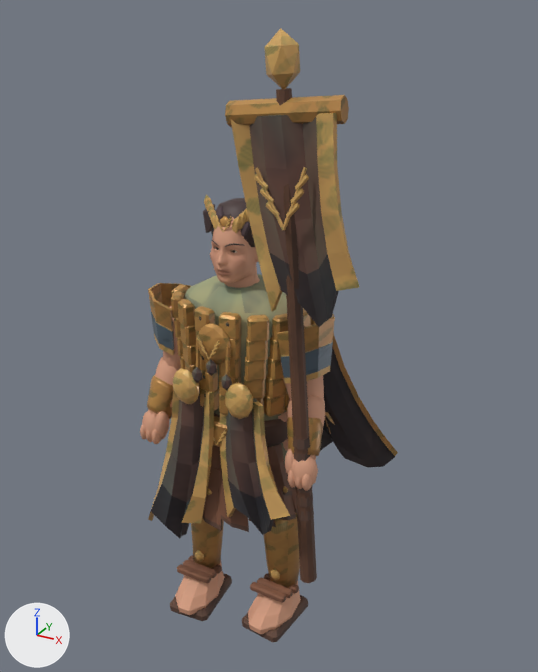
Before and after pictures for a commit that changed the glTF model public/assets/models/cassia.glb.
Before and after are seen from a camera (50 mm lens) standing at (1.27, -2.1, 2.27) and looking at (0.04, 0.14, 1.16). The axes (+X, +Y, +Z) are drawn at lower left. The lights are the same throughout. The first picture is the older version. Vertices at exactly the same position are counted once.

Names of what the first picture shows: 'cassia'.
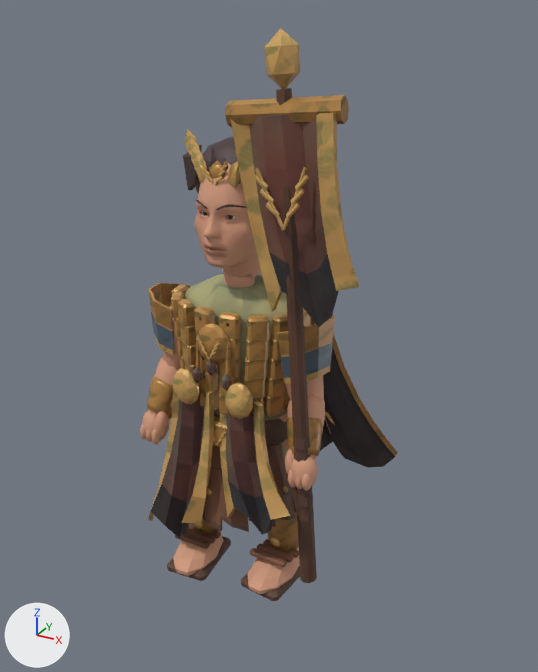
The newer file is also rescaled (x1.04), turned or shifted as a whole; pictures and numbers use the older file's frame.

Where the change shows, as pixel boxes [x1, y1, x2, y2] in the pictures (538 x 672 px; the box of a moved part takes in the faces that stretch with it):
'cassia', reshaped (7% shorter)
    before: [140, 28, 398, 642]
    after: [140, 28, 398, 601]
part 1 of me_cassia_color_and_skin, moved or reshaped
    before: [211, 198, 255, 247]
    after: [196, 137, 238, 193]
part 2 of me_cassia_color_and_skin, moved or reshaped
    before: [215, 214, 223, 232]
    after: [201, 158, 214, 186]
part 3 of me_cassia_color_and_skin, moved or reshaped
    before: [223, 216, 231, 232]
    after: [214, 161, 227, 186]
part 4 of me_cassia_color_and_skin, moved or reshaped
    before: [220, 216, 231, 227]
    after: [209, 161, 226, 179]
part 5 of me_cassia_color_and_skin, moved or reshaped
    before: [210, 212, 219, 229]
    after: [194, 155, 207, 183]
part 6 of me_cassia_color_and_skin, moved or reshaped
    before: [208, 206, 216, 219]
    after: [191, 147, 204, 166]
part 7 of me_cassia_color_and_skin, moved or reshaped
    before: [206, 200, 214, 211]
    after: [188, 138, 201, 155]
part 8 of me_cassia_color_and_skin, moved or reshaped
    before: [204, 195, 212, 208]
    after: [184, 129, 197, 152]
part 9 of me_cassia_color_and_skin, moved or reshaped
    before: [232, 216, 241, 233]
    after: [228, 161, 241, 188]
part 10 of me_cassia_color_and_skin, moved or reshaped (not visible afterwards)
    before: [239, 211, 247, 230]
part 11 of me_cassia_color_and_skin, moved or reshaped
    before: [210, 217, 260, 284]
    after: [194, 163, 263, 277]
part 12 of me_cassia_color_and_skin, moved or reshaped
    before: [225, 244, 243, 247]
    after: [216, 204, 247, 210]
part 13 of me_cassia_color_and_skin, moved or reshaped
    before: [203, 204, 215, 233]
    after: [183, 145, 202, 190]
part 14 of me_cassia_color_and_skin, moved or reshaped
    before: [170, 412, 308, 642]
    after: [167, 413, 300, 601]
part 15 of me_cassia_color_and_skin, moved or reshaped
    before: [213, 206, 250, 236]
    after: [198, 148, 244, 193]
part 16 of me_cassia_color_and_skin, surface changed
    before: [167, 116, 328, 638]
    after: [167, 116, 328, 598]
part 17 of me_cassia_color_and_skin, recoloured
    before: [167, 110, 327, 635]
    after: [167, 110, 327, 594]

What the commit changed:
me_cassia_color_and_skin is used by ob_cassia; location (0.0, 0.0, 0.0).
me_cassia_color_and_skin had 8227 vertices, 15396 faces and spanned x -0.37..0.49, y -0.26..0.5, z -0.01..2.22.
me_cassia_color_and_skin now has 8227 vertices, 15396 faces and spans x -0.37..0.49, y -0.26..0.5, z 0.2..2.22.
me_cassia_color_and_skin part 1: the loose piece of 100 vertices spanning x -0.1..0.1, y -0.08..0.1, z 1.55..1.69 is scaled about its middle by 1.5, then moved by (0.0, 0.01, 0.16).
me_cassia_color_and_skin part 2: the loose piece of 15 vertices spanning x -0.03..0.0, y -0.1, z 1.6..1.66 is scaled about its middle by 1.5, then moved by (-0.01, -0.05, 0.17).
me_cassia_color_and_skin part 3: the loose piece of 15 vertices spanning x 0.0..0.03, y -0.1, z 1.6..1.66 is scaled about its middle by 1.5, then moved by (0.01, -0.05, 0.17).
me_cassia_color_and_skin part 4: the loose piece of 12 vertices spanning x -0.02..0.02, y -0.09..-0.08, z 1.6..1.66 is scaled about its middle by 1.5, then moved by (0.0, -0.04, 0.17).
me_cassia_color_and_skin part 5: the loose piece of 12 vertices spanning x -0.06..-0.02, y -0.09..-0.07, z 1.59..1.66 is scaled about its middle by 1.5, then moved by (-0.02, -0.04, 0.17).
me_cassia_color_and_skin part 6: the loose piece of 12 vertices spanning x -0.07..-0.04, y -0.08..-0.06, z 1.61..1.68 is scaled about its middle by 1.5, then moved by (-0.03, -0.03, 0.18).
me_cassia_color_and_skin part 7: the loose piece of 12 vertices spanning x -0.09..-0.05, y -0.07..-0.05, z 1.62..1.7 is scaled about its middle by 1.5, then moved by (-0.03, -0.03, 0.18).
me_cassia_color_and_skin part 8: the loose piece of 12 vertices spanning x -0.1..-0.07, y -0.06..-0.04, z 1.64..1.71 is scaled about its middle by 1.5, then moved by (-0.04, -0.02, 0.19).
me_cassia_color_and_skin part 9: the loose piece of 12 vertices spanning x 0.02..0.06, y -0.09..-0.07, z 1.59..1.66 is scaled about its middle by 1.5, then moved by (0.02, -0.04, 0.17).
me_cassia_color_and_skin part 10: the loose piece of 12 vertices spanning x 0.03..0.07, y -0.08..-0.06, z 1.61..1.68 is scaled about its middle by 1.5, then moved by (0.03, -0.03, 0.18).
me_cassia_color_and_skin part 11: the loose piece of 1607 vertices spanning x -0.09..0.09, y -0.13..0.09, z 1.38..1.67 is scaled about its middle by 1.5, then moved by (0.0, -0.01, 0.12).
me_cassia_color_and_skin part 12: the loose piece of 56 vertices spanning x 0.01..0.06, y -0.11..-0.07, z 1.56..1.57 is scaled about its middle by 1.5, then moved by (0.02, -0.04, 0.14).
me_cassia_color_and_skin part 13: the loose piece of 10 vertices spanning x -0.1..-0.05, y -0.08..-0.04, z 1.58..1.68 is scaled about its middle by 1.5, then moved by (-0.04, -0.03, 0.17).
me_cassia_color_and_skin part 14: 530 of the vertices in x -0.26..0.26, y -0.23..0.15, z -0.01..0.95 are scaled about their middle by (1, 1, 0.772), then moved by (0.0, 0.0, 0.1).
me_cassia_color_and_skin part 15: 40 of the vertices in x -0.07..0.09, y -0.09..-0.04, z 1.57..1.68 are scaled about their middle by 1.5, then moved by (0.0, -0.03, 0.17).
me_cassia_color_and_skin part 16: 4843 kept faces spanning x -0.37..0.46, y -0.26..0.49, z 0.2..2.06 get new texture (UV) coordinates.
me_cassia_color_and_skin part 17: 7236 kept faces spanning x -0.36..0.49, y -0.26..0.5, z 0.2..2.22 get new vertex colours.
Other edits to the shape of me_cassia_color_and_skin do not show in these pictures.
